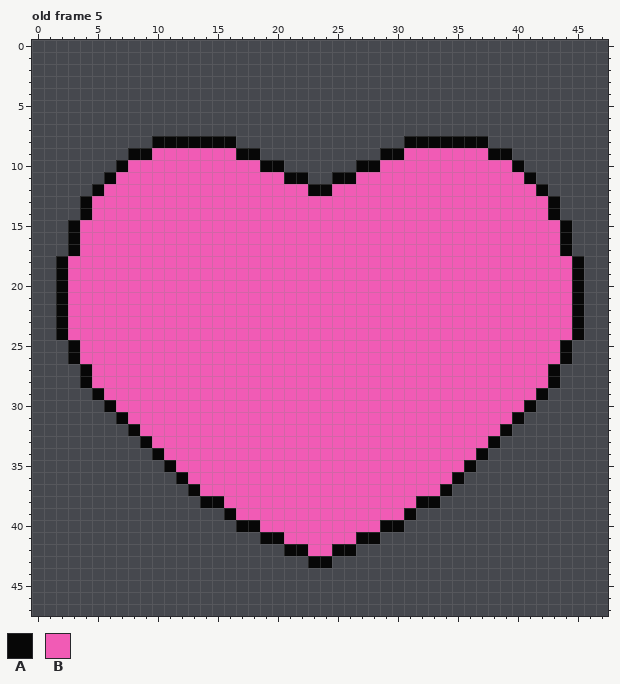
File history of a pixel-art file, src/assets/reels/reels-01.aseprite. The picture above was drawn from the file before the commit.
48x48 pixels, 17 frames. Shown: old frame 5.
Palette (. is transparent): A #070707  B #f15bb5
Pixels before, old frame 5, first column x 2:
 8 ........AAAAAAA..............AAAAAAA........
 9 ......AABBBBBBBAA..........AABBBBBBBAA......
10 .....ABBBBBBBBBBBAA......AABBBBBBBBBBBA.....
11 ....ABBBBBBBBBBBBBBAA..AABBBBBBBBBBBBBBA....
12 ...ABBBBBBBBBBBBBBBBBAABBBBBBBBBBBBBBBBBA...
13 ..ABBBBBBBBBBBBBBBBBBBBBBBBBBBBBBBBBBBBBBA..
14 ..ABBBBBBBBBBBBBBBBBBBBBBBBBBBBBBBBBBBBBBA..
15 .ABBBBBBBBBBBBBBBBBBBBBBBBBBBBBBBBBBBBBBBBA.
16 .ABBBBBBBBBBBBBBBBBBBBBBBBBBBBBBBBBBBBBBBBA.
17 .ABBBBBBBBBBBBBBBBBBBBBBBBBBBBBBBBBBBBBBBBA.
18 ABBBBBBBBBBBBBBBBBBBBBBBBBBBBBBBBBBBBBBBBBBA
19 ABBBBBBBBBBBBBBBBBBBBBBBBBBBBBBBBBBBBBBBBBBA
20 ABBBBBBBBBBBBBBBBBBBBBBBBBBBBBBBBBBBBBBBBBBA
21 ABBBBBBBBBBBBBBBBBBBBBBBBBBBBBBBBBBBBBBBBBBA
22 ABBBBBBBBBBBBBBBBBBBBBBBBBBBBBBBBBBBBBBBBBBA
23 ABBBBBBBBBBBBBBBBBBBBBBBBBBBBBBBBBBBBBBBBBBA
24 ABBBBBBBBBBBBBBBBBBBBBBBBBBBBBBBBBBBBBBBBBBA
25 .ABBBBBBBBBBBBBBBBBBBBBBBBBBBBBBBBBBBBBBBBA.
26 .ABBBBBBBBBBBBBBBBBBBBBBBBBBBBBBBBBBBBBBBBA.
27 ..ABBBBBBBBBBBBBBBBBBBBBBBBBBBBBBBBBBBBBBA..
28 ..ABBBBBBBBBBBBBBBBBBBBBBBBBBBBBBBBBBBBBBA..
29 ...ABBBBBBBBBBBBBBBBBBBBBBBBBBBBBBBBBBBBA...
30 ....ABBBBBBBBBBBBBBBBBBBBBBBBBBBBBBBBBBA....
31 .....ABBBBBBBBBBBBBBBBBBBBBBBBBBBBBBBBA.....
32 ......ABBBBBBBBBBBBBBBBBBBBBBBBBBBBBBA......
33 .......ABBBBBBBBBBBBBBBBBBBBBBBBBBBBA.......
34 ........ABBBBBBBBBBBBBBBBBBBBBBBBBBA........
35 .........ABBBBBBBBBBBBBBBBBBBBBBBBA.........
36 ..........ABBBBBBBBBBBBBBBBBBBBBBA..........
37 ...........ABBBBBBBBBBBBBBBBBBBBA...........
38 ............AABBBBBBBBBBBBBBBBAA............
39 ..............ABBBBBBBBBBBBBBA..............
40 ...............AABBBBBBBBBBAA...............
41 .................AABBBBBBAA.................
42 ...................AABBAA...................
43 .....................AA.....................
Once edited:
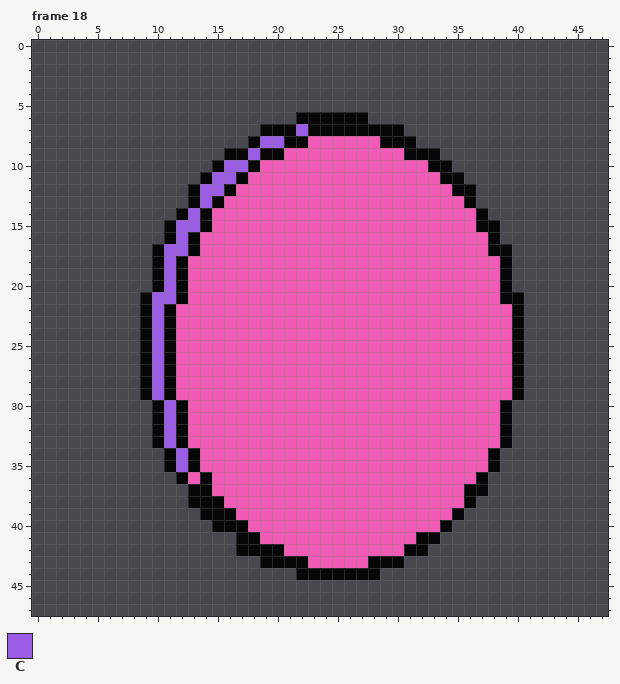
Colours new in this view: C #9b5de5
A new or re-ordered frame is compared with the old frame closest to it.
Edits made:
frames 17 -> 18
Changed rows in their new state; - is an unchanged pixel.
Frame 18 is new; against old frame 5, layer "Layer 1":
first column x 2:
 6 --------------------AAAAAA------------------
 7 -----------------AAACAAAAAAAA---------------
 8 --------.......-ACCAABBBBBBAA-......--------
 9 ------........A-CAABBBBBBBBBBAAA......------
10 -----........ACCABBBBBBBBBB----AA......-----
11 ----........ACCA---BBBBBB-------AA......----
12 ---........ACCA------BB----------AA......---
13 --.........ACA--------------------A.......--
14 --........ACA----------------------A......--
15 -........ACCA----------------------AA......-
16 -........ACA------------------------A......-
17 -.......ACCA------------------------AA.....-
18 ........ACA--------------------------A......
19 ........ACA--------------------------A......
20 ........ACA--------------------------A......
21 .......ACCA--------------------------AA.....
22 .......ACA----------------------------A.....
23 .......ACA----------------------------A.....
24 .......ACA----------------------------A.....
25 -......ACA----------------------------A....-
26 -......ACA----------------------------A....-
27 --.....ACA----------------------------A...--
28 --.....ACA----------------------------A...--
29 ---....ACA----------------------------A..---
30 ----....ACA--------------------------A..----
31 -----...ACA--------------------------A.-----
32 ------..ACA---------------------------------
33 -------.ACA-------------------------BA------
34 --------.ACA-----------------------BA-------
35 ----------CA----------------------BBA-------
36 ------------A--------------------BBA--------
37 ------------A-------------------BBAA--------
38 -----------A------------------BBBBA---------
39 ------------AA---------------BBBBA----------
40 -------------AA-B----------BBBBBA-----------
41 ---------------AABB------BBBBBAA------------
42 ---------------AAAABB--BBBBBBAA-------------
43 -----------------AAAABBBBBAAA---------------
44 --------------------AAAAAAA-----------------
Where, in picture pixels (left, top, right, bottom), the same in both pictures:
changed: (56, 112, 584, 580)
